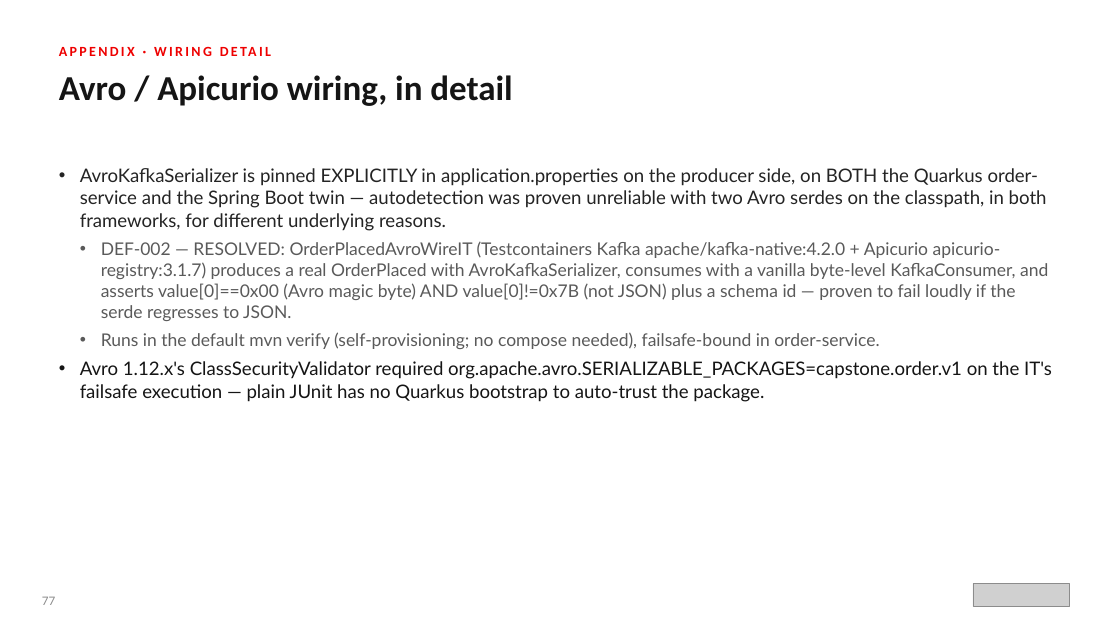
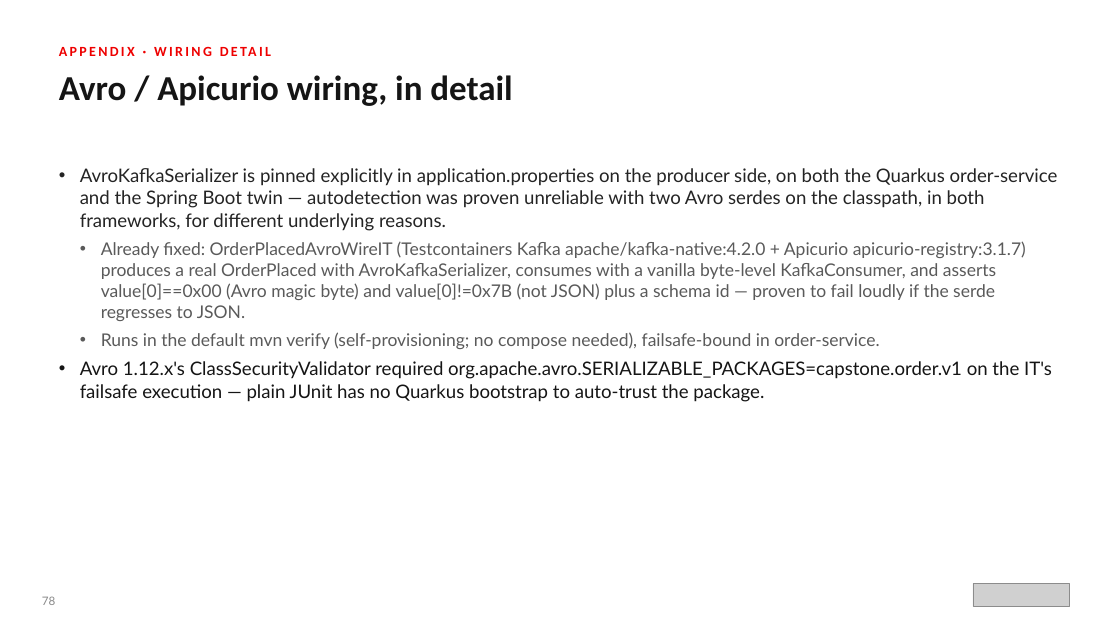
Before and after one commit to patterncatalyst/datamesh-reference-arch-quarkus, a slide deck: slide 79 of presentation/datamesh-201/Datamesh-201-Quarkus-r1.0.pptx (slide 78 before the commit). Drawn at 1120x630 pixels with LibreOffice and Linux fonts; fonts in the diff are those of the drawing; grey boxes stand for pictures. Boxes give left, top, right and bottom in pixels: in the first picture for what was removed or moved away, otherwise in the second. Text is boxed around its words. In the diff, an @@ line names an element or a change of style, - is before the commit and + after.

```diff
--- a/presentation/datamesh-201/Datamesh-201-Quarkus-r1.0.pptx
+++ b/presentation/datamesh-201/Datamesh-201-Quarkus-r1.0.pptx
@@ text at bbox=[80, 168, 1058, 321]: text changed @@
-• AvroKafkaSerializer is pinned EXPLICITLY in application.properties on the producer side, on BOTH the Quarkus order-service and the Spring Boot twin — autodetection was proven unreliable with two Avro serdes on the classpath, in both frameworks, for different underlying reasons.
-  • DEF-002 — RESOLVED: OrderPlacedAvroWireIT (Testcontainers Kafka apache/kafka-native:4.2.0 + Apicurio apicurio-registry:3.1.7) produces a real OrderPlaced with AvroKafkaSerializer, consumes with a vanilla byte-level KafkaConsumer, and asserts value[0]==0x00 (Avro magic byte) AND value[0]!=0x7B (not JSON) plus a schema id — proven to fail loudly if the serde regresses to JSON.
+• AvroKafkaSerializer is pinned explicitly in application.properties on the producer side, on both the Quarkus order-service and the Spring Boot twin — autodetection was proven unreliable with two Avro serdes on the classpath, in both frameworks, for different underlying reasons.
+  • Already fixed: OrderPlacedAvroWireIT (Testcontainers Kafka apache/kafka-native:4.2.0 + Apicurio apicurio-registry:3.1.7) produces a real OrderPlaced with AvroKafkaSerializer, consumes with a vanilla byte-level KafkaConsumer, and asserts value[0]==0x00 (Avro magic byte) and value[0]!=0x7B (not JSON) plus a schema id — proven to fail loudly if the serde regresses to JSON.
@@ text at bbox=[42, 596, 55, 605]: text changed @@
-77
+78
```
Also in this commit, not shown: 70 other slides changed, 1 slide added, 5 other files.
